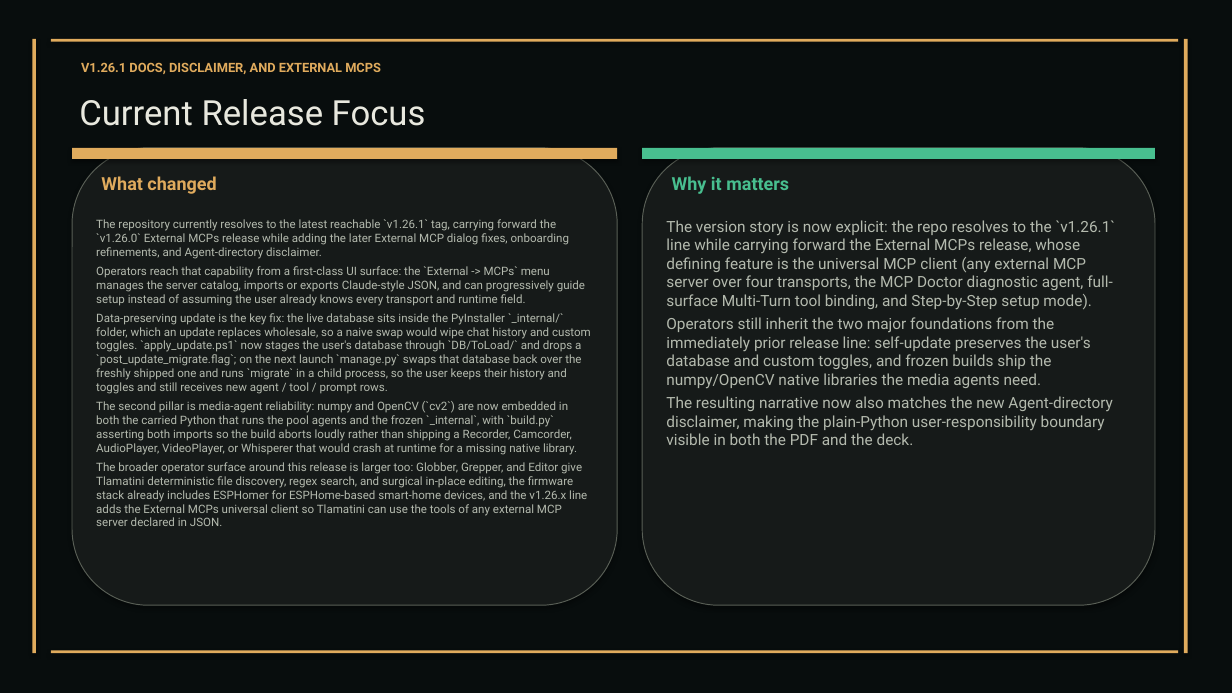
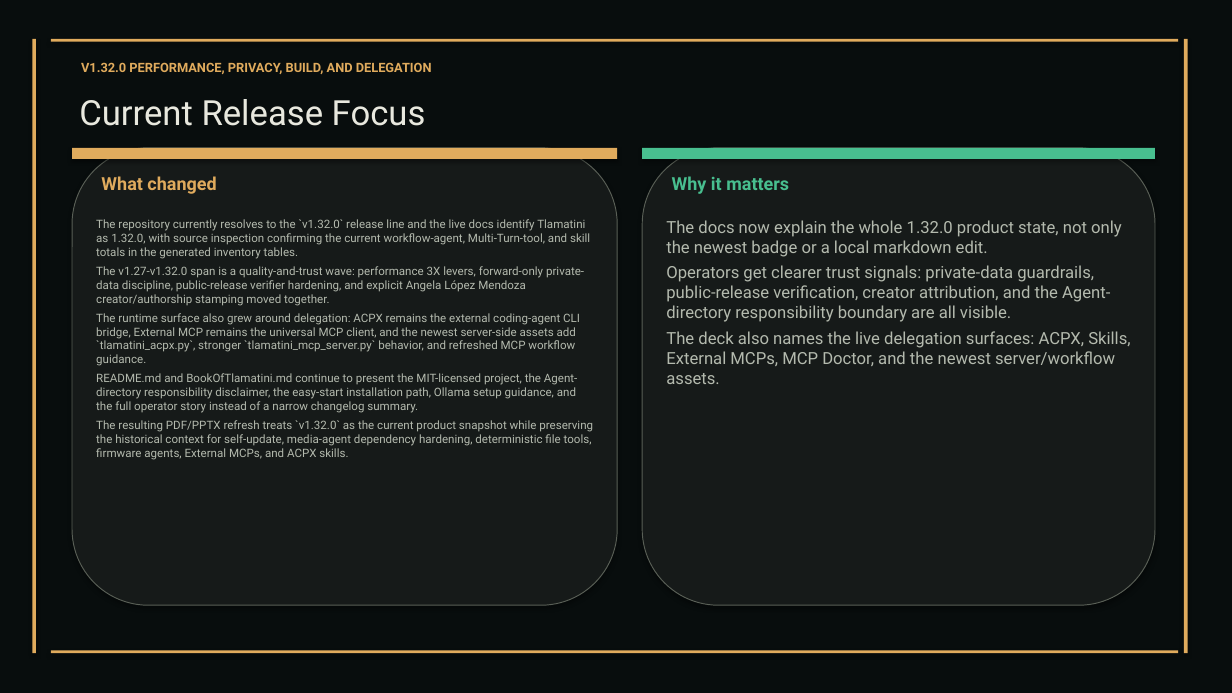
Before and after one commit to XAIHT/web-app, a slide deck: slide 20 of Tlamatini_eXtended_Artificial_Intelligence_Humanly_Tempered.pptx. Drawn at 1232x693 pixels with LibreOffice and Linux fonts; fonts in the diff are those of the drawing. Boxes give left, top, right and bottom in pixels: in the first picture for what was removed or moved away, otherwise in the second. Text is boxed around its words. In the diff, an @@ line names an element or a change of style, - is before the commit and + after.

Commit message:
Big update by angelahack1

```diff
--- a/Tlamatini_eXtended_Artificial_Intelligence_Humanly_Tempered.pptx
+++ b/Tlamatini_eXtended_Artificial_Intelligence_Humanly_Tempered.pptx
@@ text at <box>81,62,432,74</box>: text changed @@
-V1.26.1 DOCS, DISCLAIMER, AND EXTERNAL MCPS
+V1.32.0 PERFORMANCE, PRIVACY, BUILD, AND DELEGATION
@@ text at <box>96,219,593,460</box>: text changed @@
-The repository currently resolves to the latest reachable `v1.26.1` tag, carrying forward the `v1.26.0` External MCPs release while adding the later External MCP dialog fixes, onboarding refinements, and Agent-directory disclaimer.
-Operators reach that capability from a first-class UI surface: the `External -> MCPs` menu manages the server catalog, imports or exports Claude-style JSON, and can progressively guide setup instead of assuming the user already knows every transport and runtime field.
-Data-preserving update is the key fix: the live database sits inside the PyInstaller `_internal/` folder, which an update replaces wholesale, so a naive swap would wipe chat history and custom toggles. `apply_update.ps1` now stages the user's database through `DB/ToLoad/` and drops a `post_update_migrate.flag`; on the next launch `manage.py` swaps that database back over the freshly shipped one and runs `migrate` in a child process, so the user keeps their history and toggles and still receives new agent / tool / prompt rows.
-The second pillar is media-agent reliability: numpy and OpenCV (`cv2`) are now embedded in both the carried Python that runs the pool agents and the frozen `_internal`, with `build.py` asserting both imports so the build aborts loudly rather than shipping a Recorder, Camcorder, AudioPlayer, VideoPlayer, or Whisperer that would crash at runtime for a missing native library.
-The broader operator surface around this release is larger too: Globber, Grepper, and Editor give Tlamatini deterministic file discovery, regex search, and surgical in-place editing, the firmware stack already includes ESPHomer for ESPHome-based smart-home devices, and the v1.26.x line adds the External MCPs universal client so Tlamatini can use the tools of any external MCP server declared in JSON.
+The repository currently resolves to the `v1.32.0` release line and the live docs identify Tlamatini as 1.32.0, with source inspection confirming the current workflow-agent, Multi-Turn-tool, and skill totals in the generated inventory tables.
+The v1.27-v1.32.0 span is a quality-and-trust wave: performance 3X levers, forward-only private-data discipline, public-release verifier hardening, and explicit Angela López Mendoza creator/authorship stamping moved together.
+The runtime surface also grew around delegation: ACPX remains the external coding-agent CLI bridge, External MCP remains the universal MCP client, and the newest server-side assets add `tlamatini_acpx.py`, stronger `tlamatini_mcp_server.py` behavior, and refreshed MCP workflow guidance.
+README.md and BookOfTlamatini.md continue to present the MIT-licensed project, the Agent-directory responsibility disclaimer, the easy-start installation path, Ollama setup guidance, and the full operator story instead of a narrow changelog summary.
+The resulting PDF/PPTX refresh treats `v1.32.0` as the current product snapshot while preserving the historical context for self-update, media-agent dependency hardening, deterministic file tools, firmware agents, External MCPs, and ACPX skills.
@@ text at <box>666,220,1130,384</box>: text changed; size 12 to 13 pt @@
-The version story is now explicit: the repo resolves to the `v1.26.1` line while carrying forward the External MCPs release, whose defining feature is the universal MCP client (any external MCP server over four transports, the MCP Doctor diagnostic agent, full-surface Multi-Turn tool binding, and Step-by-Step setup mode).
-Operators still inherit the two major foundations from the immediately prior release line: self-update preserves the user's database and custom toggles, and frozen builds ship the numpy/OpenCV native libraries the media agents need.
-The resulting narrative now also matches the new Agent-directory disclaimer, making the plain-Python user-responsibility boundary visible in both the PDF and the deck.
+The docs now explain the whole 1.32.0 product state, not only the newest badge or a local markdown edit.
+Operators get clearer trust signals: private-data guardrails, public-release verification, creator attribution, and the Agent-directory responsibility boundary are all visible.
+The deck also names the live delegation surfaces: ACPX, Skills, External MCPs, MCP Doctor, and the newest server/workflow assets.
```
Also in this commit, not shown: 49 other slides changed, 6 slides added, 1 slide removed, 34 other files.
